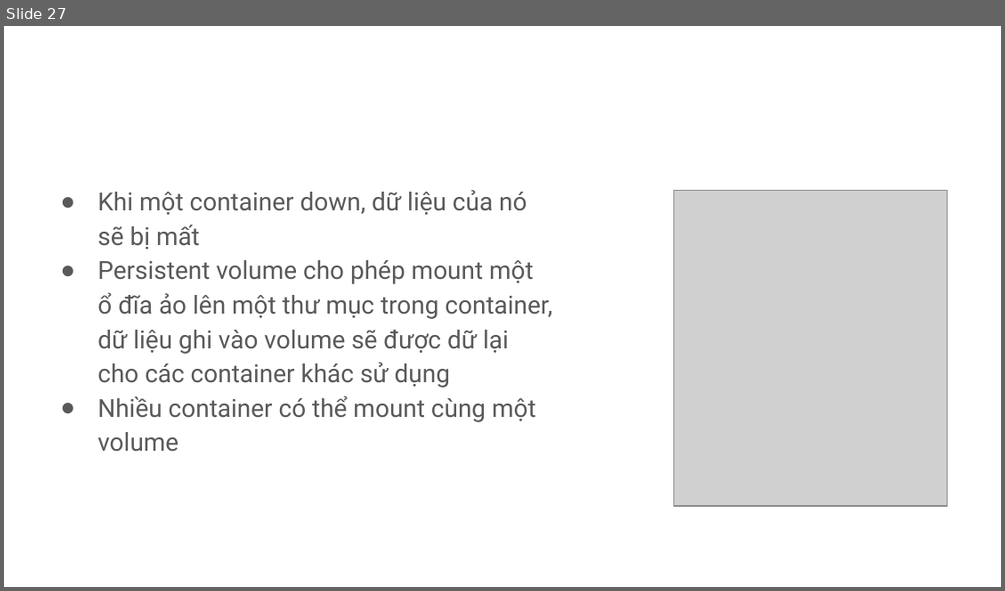
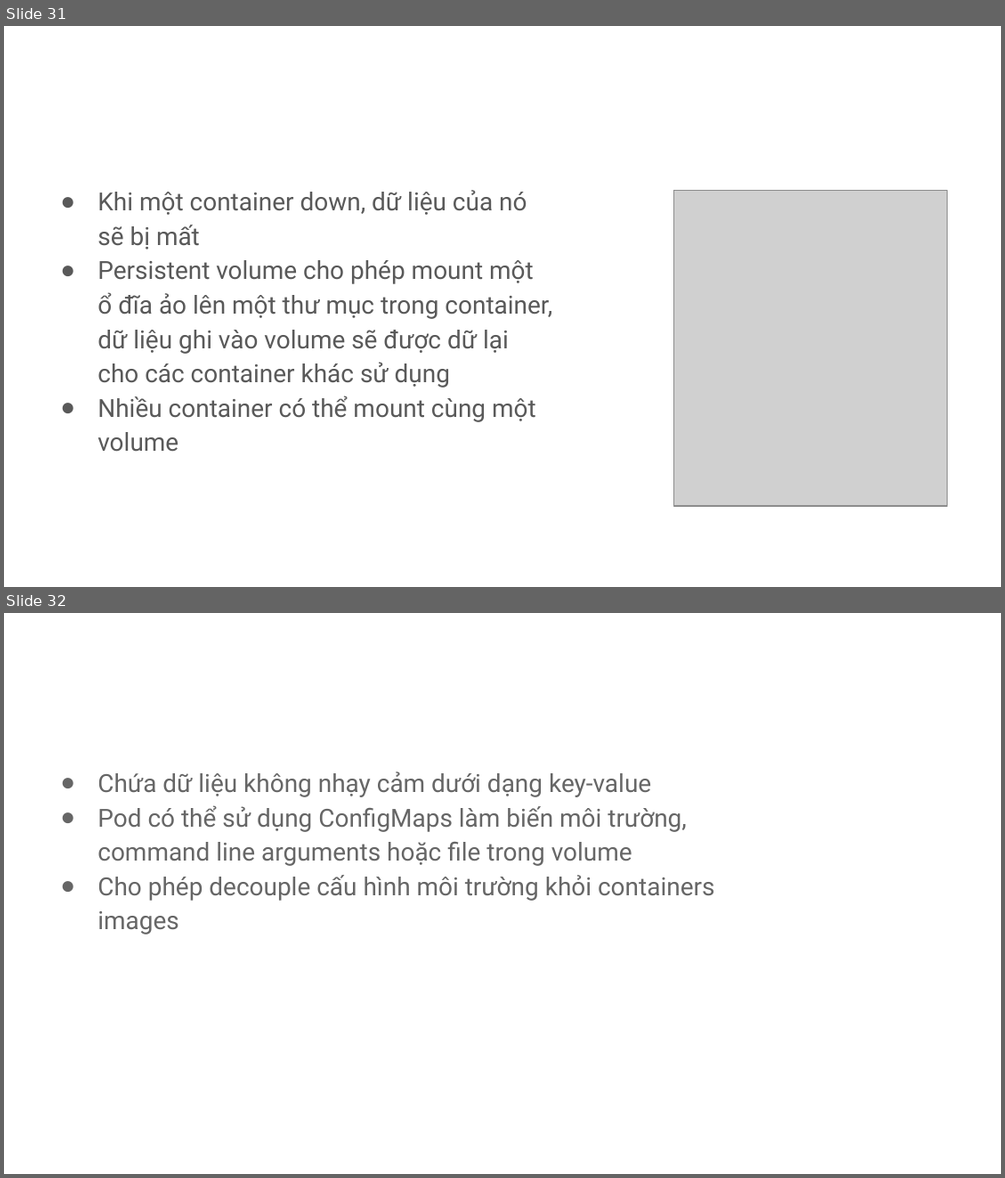
Before and after one commit to tungvt-my-personal-project/learn-kubernetes, a slide deck: slide-dao-tao/Kubernetes-cho-người-mới-bắt-đầu.pptx. Shown one above the other, each under a label of ours: slide 27 before the commit, slides 31 and 32 after it. The pictures are 1005x591 and 1005x1178 pixels, drawn with LibreOffice and Linux fonts; fonts in the diff are those of the drawing; grey boxes stand for pictures; background and template pictures are left out. Boxes give left, top, right and bottom in pixels: in the first picture for what was removed or moved away, otherwise in the second. Text is boxed around its words. In the diff, an @@ line names an element or a change of style, - is before the commit and + after.

```diff
--- a/slide-dao-tao/Kubernetes-cho-người-mới-bắt-đầu.pptx
+++ b/slide-dao-tao/Kubernetes-cho-người-mới-bắt-đầu.pptx
@@ slide 32 added at (4,613,1001,1174), background picture (left out) @@
@@ title added at (38,645,967,707), 28 pt, text #FFFFFF @@
+ConfigMaps
@@ text added at (97,771,714,934), 18 pt, text #666666 @@
+● Chứa dữ liệu không nhạy cảm dưới dạng key-value
+● Pod có thể sử dụng ConfigMaps làm biến môi trường, command line arguments hoặc file trong volume
+● Cho phép decouple cấu hình môi trường khỏi containers images
@@ what was slide 27 is now slide 31 @@
```
Also in this commit, not shown: 8 slides changed, 8 other slides added.
